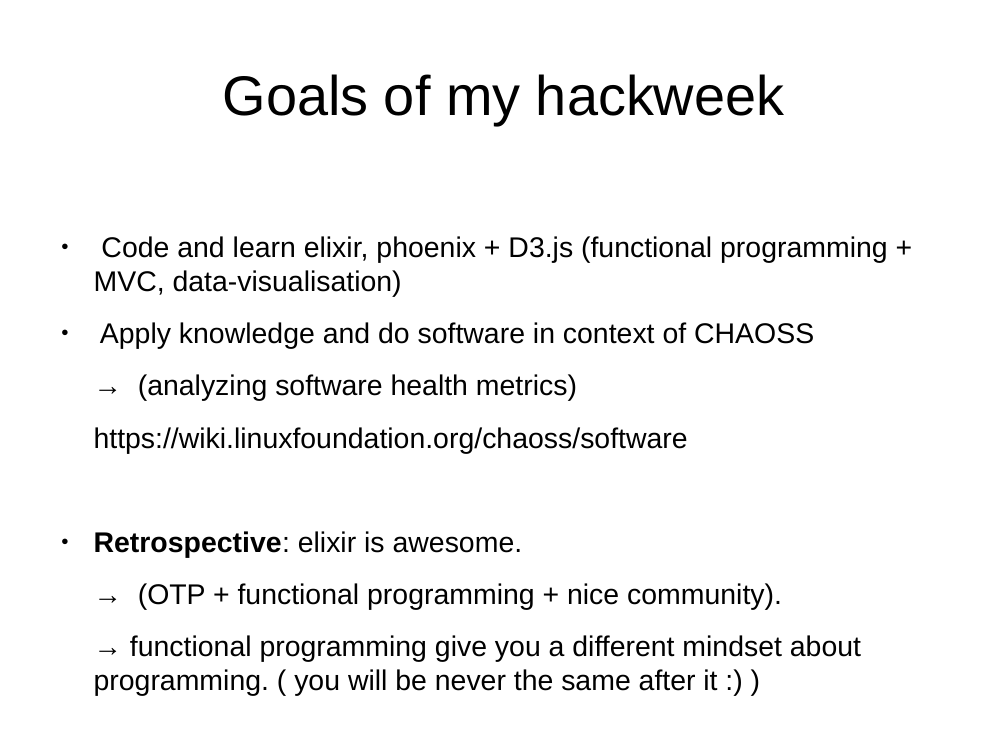
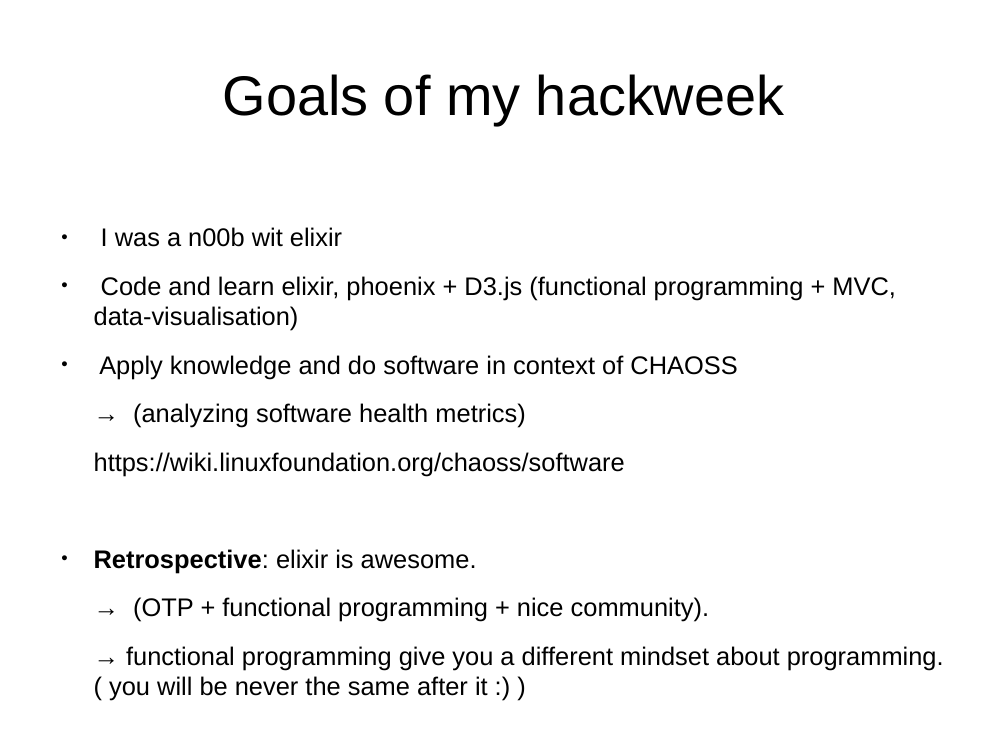
Before and after one commit to MalloZup/presentations, a slide deck: slide 7 of 2018/hackweek/elixir.odp (slide 3 before the commit). Drawn at 1008x756 pixels with LibreOffice and Linux fonts; fonts in the diff are those of the drawing. Boxes give left, top, right and bottom in pixels: in the first picture for what was removed or moved away, otherwise in the second. Text is boxed around its words. In the diff, an @@ line names an element or a change of style, - is before the commit and + after.

```diff
--- a/2018/hackweek/elixir.odp
+++ b/2018/hackweek/elixir.odp
@@ text at [101,227,342,247]: paragraph added @@
+● I was a n00b wit elixir
@@ text at [94,276,944,701]: size 22.4 to 20 pt @@
```
Also in this commit, not shown: 3 other slides changed.
